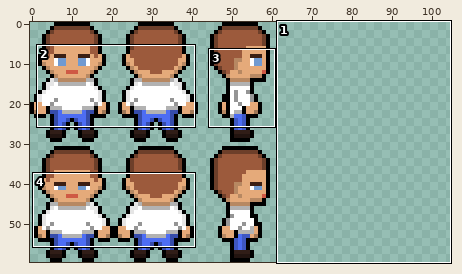
A sprite sheet gets an edit: assets/images/IdleMain.png. Above: a wide view before the commit, with the close-up outlined.
Close-up. Before the commit:
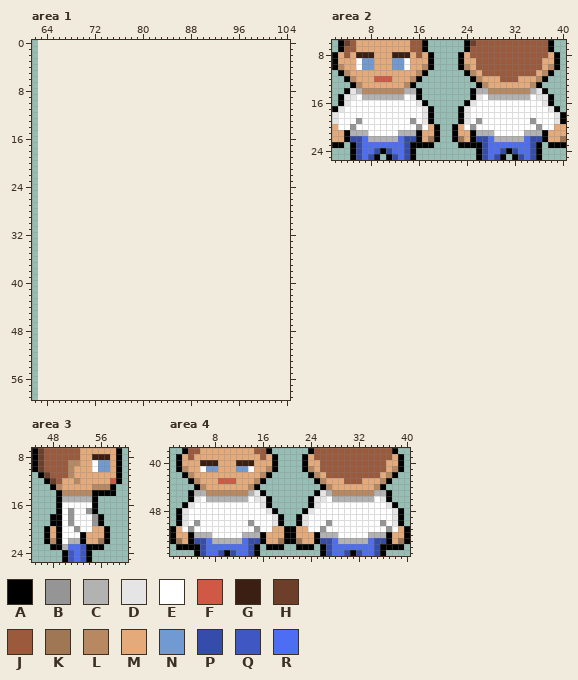
The file is 63x60 pixels. Colours within 5 levels of each other are drawn and written as one. Shown: area 1: x 62..104, y 0..59; area 2: x 2..40, y 6..25; area 3: x 45..60, y 7..25; area 4: x 1..40, y 38..55. The old version is drawn lined up with the new one, on the new canvas. The commit also changed other parts of the picture, which this record leaves out.
Palette (. is transparent): A #000000  B #959595  C #b2b2b2  D #e5e5e5  E #ffffff  F #cf5944  G #3b1f13  H #6d3f2a  J #9c5a3c  K #a07755  L #b78862  M #e5aa7a  N #709ad1  P #364caa  Q #3e57c2  R #4d6df3
After the commit:
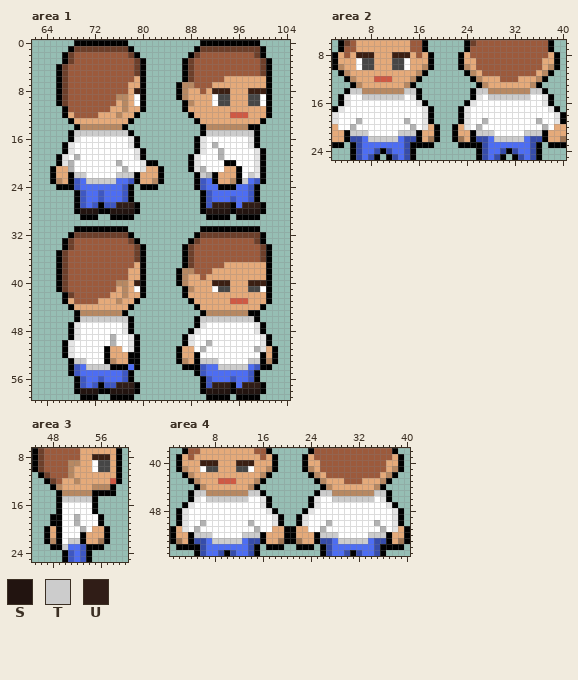
Colours new in this view: S #221410  T #cccccc  U #301d17
The edit:
canvas 63x60 -> 105x60
@@ palette @@
-N #709ad1
+N #464646
--- area 1
@@ x 62..104 @@
- 0 ...........................................
- 1 ...........................................
- 2 ...........................................
- 3 ...........................................
- 4 ...........................................
- 5 ...........................................
- 6 ...........................................
- 7 ...........................................
- 8 ...........................................
- 9 ...........................................
-10 ...........................................
-11 ...........................................
-12 ...........................................
-13 ...........................................
-14 ...........................................
-15 ...........................................
-16 ...........................................
-17 ...........................................
-18 ...........................................
-19 ...........................................
-20 ...........................................
-21 ...........................................
-22 ...........................................
-23 ...........................................
-24 ...........................................
-25 ...........................................
-26 ...........................................
-27 ...........................................
-28 ...........................................
-29 ...........................................
+ 0 .......AAAAAAAAA............AAAAAAAAAA.....
+ 1 ......AHHHHHHHHHA..........AHHHHHHHHHHA....
+ 2 .....AHJJJJJJJJJHA........AHJJJJJJJJJHA....
+ 3 .....AHJJJJJJJJJJHA......AHJJJJJJJJJJJHA...
+ 4 ....AHJJJJJJJJJJJHA......AHJJJJJJJJJJJHA...
+ 5 ....AHJJJJJJJJJJJHA......AHJJJJJJJJJJJHA...
+ 6 ....AHJJJJJJJJJJJMA......AHJJJJJMMMMMMMA...
+ 7 ....AHJJJJJJJJJJMMA.....ALLJJJMMMMMMMMMA...
+ 8 ....AHJJJJJJJJJJMGA.....ALMMJMGGGMMMGGGA...
+ 9 ....AHJJJJJJJJLLMEA.....ALMMMMENNMMMNNEA...
+10 ....AHJJJJJJJJMLMEA......ALMMMENNMMMNNEA...
+11 .....AJJJJJJJMMLMMA......AMMMMMMMMMMMMMA...
+12 .....AMJJJJMMMLMMA........AMMMMMMFFFMMMA...
+13 ......AMMMMMMMMMA..........AMMMMMMMMMMA....
+14 .......ALLLLLLLA............ALLLLLLLAA.....
+15 ......ATTTTTTTTTA...........ATTTTTTTTA.....
+16 ......ADEEEEEEEEDA.........ADEEEEEEEDA.....
+17 .....ADEEEEEEEEEDA.........ADECEEEEEDA.....
+18 .....ADEEEEEEEEEEDA........ADEECEEEEEDA....
+19 ....ADECEEEEEEEEEDA.......ADEEECEEEEEDA....
+20 ....ADCEEEEEEECEEEDAA.....ADEEEEAAEEEDA....
+21 ...AMMCEEEEEEEECEEDMMA....ADCEEEMMAEEDA....
+22 ...AMMATTEEEEETTTAMMMA.....ATCAMMMAETDA....
+23 ...ALMAQRTTTTTRRQAMMLA.....AQRAMMLATRQA....
+24 ....AAAQRRRRRRRQA.AAA......AQRRAAARRQA.....
+25 .......AQRRQRRRQA...........AQRRRRRRQA.....
+26 .......AQRRQRRRQA...........AQRRRQRRQA.....
+27 .......AQRQAQQUUUA..........AQUUUARUUUA....
+28 .......ASSSAASSSSA..........ASSSSASSSSA....
+29 ........AAA..AAAA............AAAA.AAAA.....
 30 ...........................................
-31 ...........................................
-32 ...........................................
-33 ...........................................
-34 ...........................................
-35 ...........................................
-36 ...........................................
-37 ...........................................
-38 ...........................................
-39 ...........................................
-40 ...........................................
-41 ...........................................
-42 ...........................................
-43 ...........................................
-44 ...........................................
-45 ...........................................
-46 ...........................................
-47 ...........................................
-48 ...........................................
-49 ...........................................
-50 ...........................................
-51 ...........................................
-52 ...........................................
-53 ...........................................
-54 ...........................................
-55 ...........................................
-56 ...........................................
-57 ...........................................
-58 ...........................................
-59 ...........................................
+31 .......AAAAAAAAA............AAAAAAAAAA.....
+32 ......AHHHHHHHHHA..........AHHHHHHHHHHA....
+33 .....AHJJJJJJJJJHA........AHJJJJJJJJJHA....
+34 .....AHJJJJJJJJJJHA......AHJJJJJJJJJJJHA...
+35 ....AHJJJJJJJJJJJHA......AHJJJJJJJJJJJHA...
+36 ....AHJJJJJJJJJJJHA......AHJJJJJJJJJJJHA...
+37 ....AHJJJJJJJJJJJMA......AHJJJJJMMMMMMMA...
+38 ....AHJJJJJJJJJJMMA.....ALLJJJMMMMMMMMMA...
+39 ....AHJJJJJJJJJJMMA.....ALMMJMMMMMMMMMMA...
+40 ....AHJJJJJJJJLLMGA.....ALMMMMGGGMMMGGGA...
+41 ....AHJJJJJJJJMLMEA......ALMMMENNMMMNNEA...
+42 .....AHJJJJJJMMLMMA......AMMMMMMMMMMMMMA...
+43 .....AMJJJJMMMLMMA........AMMMMMMFFFMMMA...
+44 ......AMMMMMMMMMA..........AMMMMMMMMMMA....
+45 .......ALLLLLLLA............ALLLLLLLAA.....
+46 .......ATTTTTTTTA..........ATTTTTTTTTA.....
+47 ......ADEEEEEEEDA..........ADEEEEEEEEDA....
+48 ......ADEEEEEEEDA.........ADEEEEEEEEEDA....
+49 ......ADEEEEECEEDA.......ADEEEEEEEEEEEDA...
+50 .....ADEEEEEECEEDA.......ADEECEEEEEEEEDA...
+51 .....ADEEEEEAMMEDA......AMMECEEEEEEEECDMA..
+52 .....ADEEEEEAMMMAA......AMMAEEEEEEEEEEAMA..
+53 ......ATTEEEALMMAA......ALMATTTEEEEETTALA..
+54 ......AQRTTTTAAARA.......AAAQRRTTTTTRQAA...
+55 ......AQRRRRRRRQA..........AQRRRRRRRQA.....
+56 .......AQRRQRRRQA...........AQRRRQRRQA.....
+57 .......AQRQAQQUUUA..........AQUUUARUUUA....
+58 .......ASSSAASSSSA..........ASSSSASSSSA....
+59 ........AAA..AAAA............AAAA.AAAA.....
--- area 2
@@ x 2..40 @@
 13 ...ALMMMMMMMLA..........ALMMMMMMMLA....
-14 ..ADCLLLLLLLCCA........ACCLLLLLLLCDA...
-15 .ADDECCCCCCCEDA........ADECCCCCCCEDDA..
+14 ..ATTLLLLLLLTTA........ATTLLLLLLLTTA...
+15 .ADEETTTTTTTEDA........ADETTTTTTTEEDA..
 16 .ADEEEEEEEEEEEDA......ADEEEEEEEEEEEDA..
@@ x 2..40 @@
 18 DEEEEEEEEEEEEEEDA....ADEEEEEEEEEEEEEEDA
-19 DEEEBEEEEEEEEBEDA....ADEBEEEEEEEEBEEEDA
-20 MEEBEEEEEEEEEEBEMA..AMEBEEEEEEEEEEBEEMM
-21 MMACCCEEEEECCCAMMA..AMMACCCEEEEECCCAMMM
-22 MMAPPRCCCCCRPPAMKA..AKMAPPRCCCCCRPPAMMK
+19 DEEECEEEEEEECEEDA....ADEECEEEEEEEECEEDA
+20 MEECEEEEEEEEECEDMA..AMDECEEEEEEEEEECEMM
+21 MMATTTEEEEETTTAMMA..AMMATTTEEEEETTTAMMM
+22 MMAPPRTTTTTRPPAMKA..AKMAPPRTTTTTRPPAMMK
 23 AA.APRRRRRRRPAAAA....AAAAPRRRRRRRPA.AAA
--- area 3
@@ x 48..57 @@
 14 .ALLLLLAAA
-15 .ACCCCCA..
+15 .ATTTTTA..
 16 .AEEEEEA..
-17 .AEBEEBA..
-18 AAEBEEEBA.
-19 AAEBEEEBA.
-20 MAEEBEEMMA
+17 .AEEEEEA..
+18 AAEECEEEA.
+19 AAEECEEEA.
+20 MAEEECEMMA
 21 MAEEEAMMMA
-22 LAECCAMMKA
-23 AACRRQAAA.
+22 LAETTAMMKA
+23 AATRRQAAA.
 24 ..AQRQA...
--- area 4
@@ x 1..40 @@
 44 ....ALMMMMMMMLA..........ALMMMMMMMLA....
-45 ...ACCLLLLLLLCDA........ADCLLLLLLLCCA...
-46 ...ADECCCCCCCEDDA......ADDECCCCCCCEDA...
+45 ...ATTLLLLLLLTTA........ATTLLLLLLLTTA...
+46 ...ADETTTTTTTEEDA......ADEETTTTTTTEDA...
 47 ..ADEEEEEEEEEEEDA......ADEEEEEEEEEEEDA..
@@ x 1..40 @@
 49 .ADEEEEEEEEEEEEEEDA..ADEEEEEEEEEEEEEEDA.
-50 .ADEBEEEEEEEEBEEEDA..ADEEEBEEEEEEEEBEDA.
-51 AMEBEEEEEEEEEEBEEMMAAMMEEBEEEEEEEEEEBEMA
-52 AMMACCCEEEEECCCAMMMAAMMMACCCEEEEECCCAMMA
-53 AKMAPPRCCCCCRPPAMMKAAKMMAPPRCCCCCRPPAMKA
+50 .ADEECEEEEEEECEEEDA..ADEEECEEEEEEECEEDA.
+51 AMDECEEEEEEEEECEEMMAAMMEECEEEEEEEEECEDMA
+52 AMMATTTEEEEETTTAMMMAAMMMATTTEEEEETTTAMMA
+53 AKMAPPRTTTTTRPPAMMKAAKMMAPPRTTTTTRPPAMKA
 54 .AAAAPRRRRRRRPA.AAA..AAA.APRRRRRRRPAAAA.
Pixel boxes of the changes (left, top, right, bottom) in both close-ups:
added: (50, 40, 278, 400)
changed: (350, 58, 428, 142)
changed: (464, 88, 548, 142)
changed: (62, 460, 110, 550)
changed: (194, 466, 260, 502)
changed: (320, 490, 386, 502)
changed: (182, 520, 260, 544)
changed: (320, 520, 398, 544)
